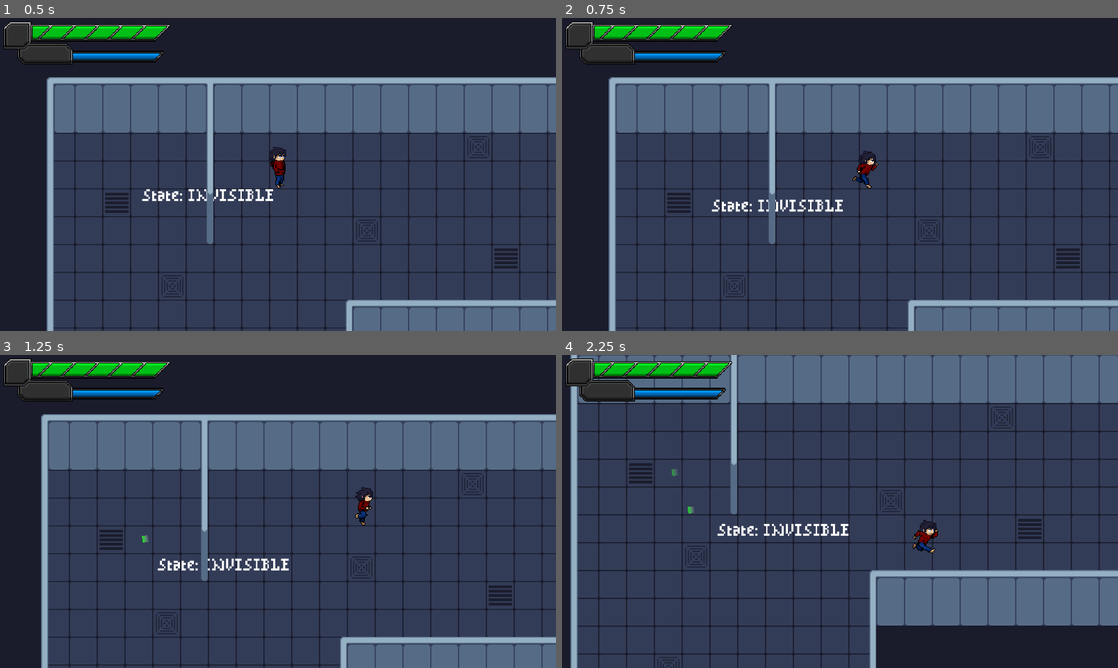
Above: before the commit, frames 1-4 (two rows, left to right).
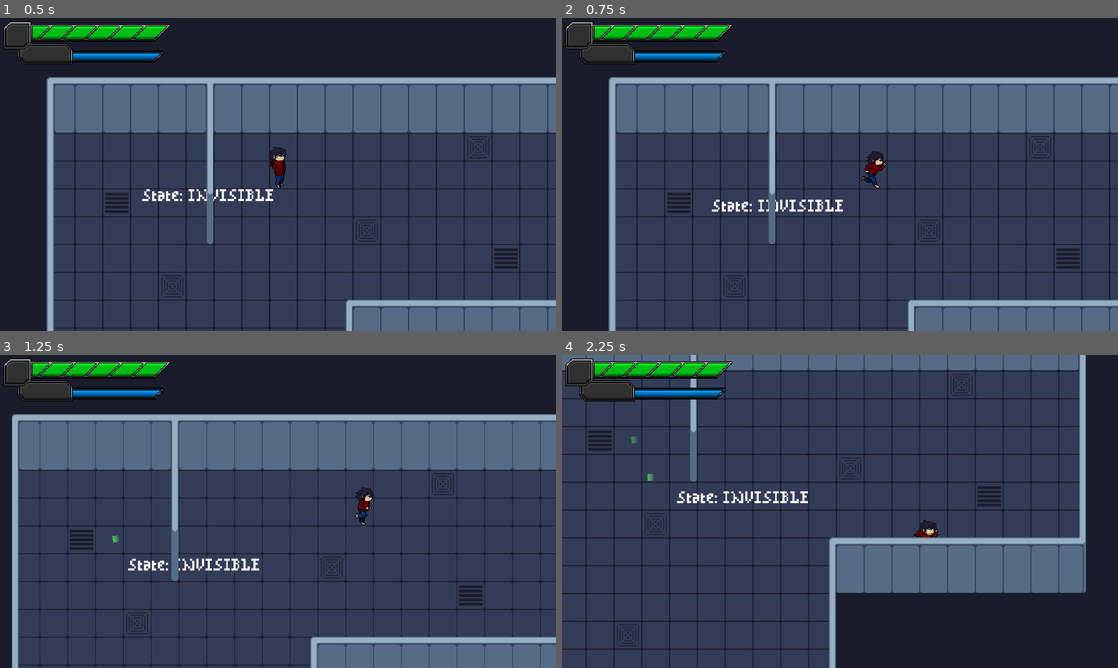
Above: after the commit, the same moments.

Repository: DarrylBD99/Game-Off-2023
Game: Godot game, scene res://Scenes/Levels/LevelTest.tscn
The game is run twice, just before and just after one commit, with the same random seed, the same clock (stepped at 60 frames per second) and the same inputs.
Inputs (mouse positions are in pixels of both pictures, inside the frame that each line leads up to):
- Up to frame 1 (0.5 s): no input
- Up to frame 2 (0.75 s): move the mouse to (962, 158) at 0.52 s; hold D (player_right) from 0.53 s (still down); hold Q (player_ability) from 0.53 s (still down)
- Up to frame 3 (1.25 s): keep holding D (player_right); keep holding Q (player_ability)
- Up to frame 4 (2.25 s): move the mouse to (728, 527) at 1.27 s; release D (player_right) at 1.28 s; release Q (player_ability) at 1.28 s; hold S (player_down) 1.28-2.03 s; click (728, 527) at 1.35 s; move the mouse to (895, 442) at 2.02 s; hold D (player_right) from 2.03 s (still down); hold Q (player_ability) from 2.03 s (still down)

Frame 1 is identical in both runs. In frame 2, 0.4% of the frame differs, in the area x 52-59%, y 42-55%; in frame 3, 14%; in frame 4, 39%, in the area x 0-100%, y 0-100%.

Commit message:
Update player.tscn

Diff:
--- a/Scenes/Objects/Entity/player.tscn
+++ b/Scenes/Objects/Entity/player.tscn
@@ -121,7 +121,7 @@
 collision_mask = 24
 script = ExtResource("1_hxueb")
 AimRayCast = NodePath("AimRayCast")
-speed = 150.0
+speed = 200.0
 state_manager = NodePath("State Manager")
 size_state_manager = NodePath("Size State Manager")
 health = NodePath("HP")
@@ -131,6 +131,7 @@
 
 [node name="HP" type="Node" parent="."]
 script = ExtResource("2_a01hl")
+hp_max = 6.0
 shake_screen = true
 
 [node name="ATK" type="Node" parent="."]
